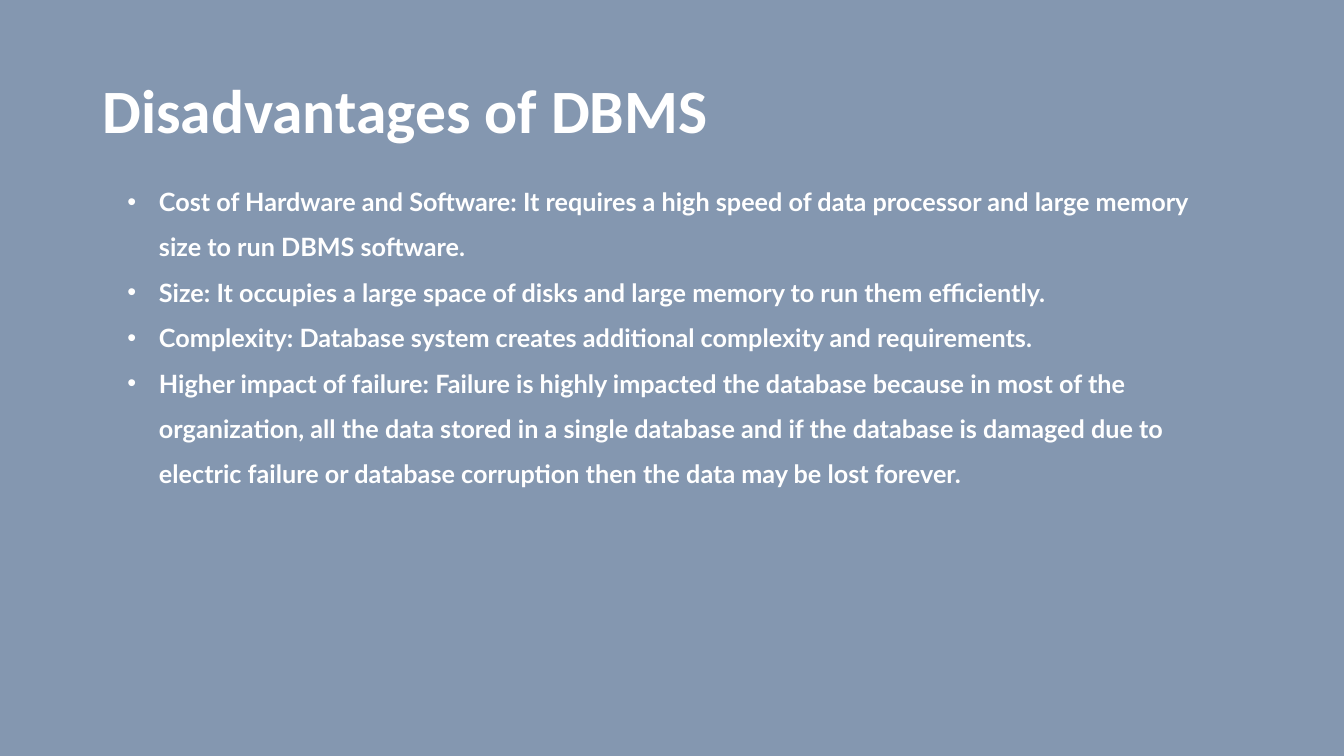
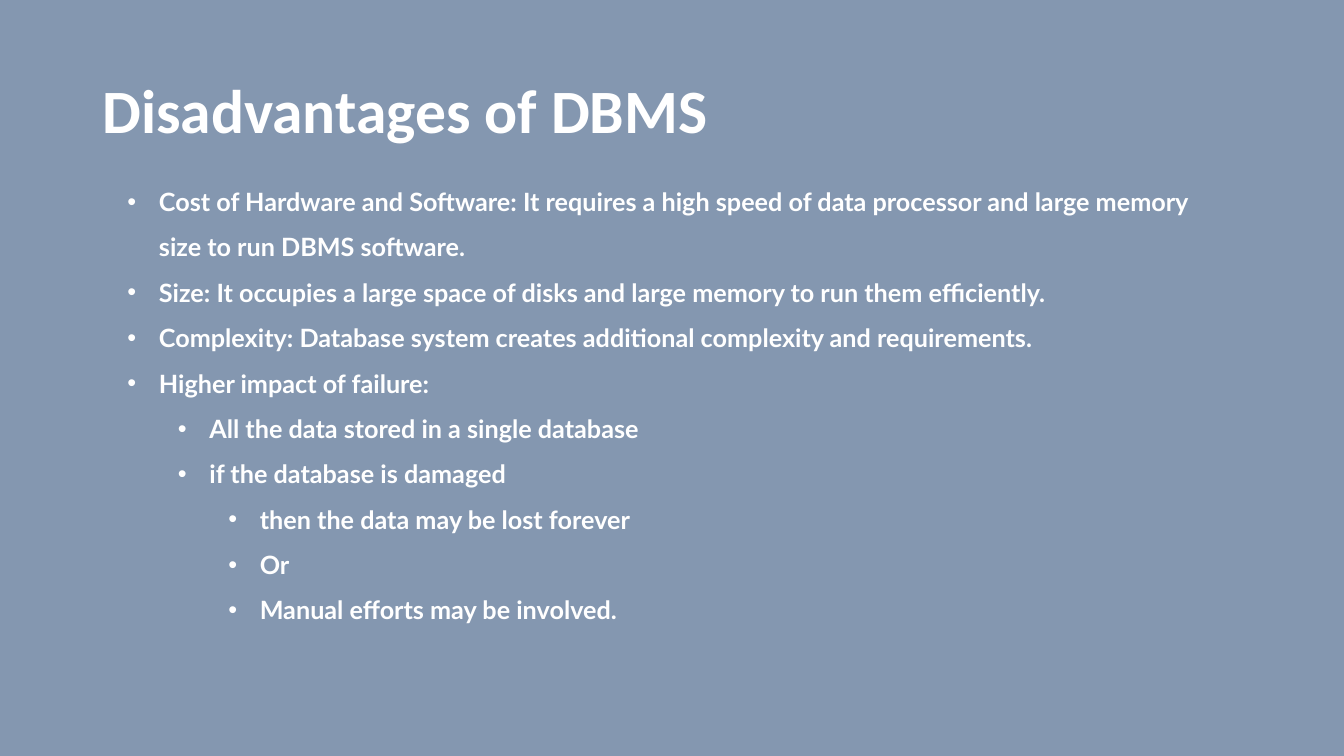
Before and after one commit to vilasvarghese/freshers, a slide deck: slide 30 of Lowes/FreshersDay2.pptx. Drawn at 1344x756 pixels with LibreOffice and Linux fonts; fonts in the diff are those of the drawing. Boxes give left, top, right and bottom in pixels: in the first picture for what was removed or moved away, otherwise in the second. Text is boxed around its words. In the diff, an @@ line names an element or a change of style, - is before the commit and + after.

```diff
--- a/Lowes/FreshersDay2.pptx
+++ b/Lowes/FreshersDay2.pptx
@@ text at (159, 374, 639, 623): text changed @@
-• Higher impact of failure: Failure is highly impacted the database because in most of the organization, all the data stored in a single database and if the database is damaged due to electric failure or database corruption then the data may be lost forever.
+• Higher impact of failure:
+  • All the data stored in a single database
+  • if the database is damaged
+    • then the data may be lost forever
+    • Or
+    • Manual efforts may be involved.
```
Also in this commit, not shown: 3 other slides changed, 12 slides added, 59 slides removed, 5 other files.
